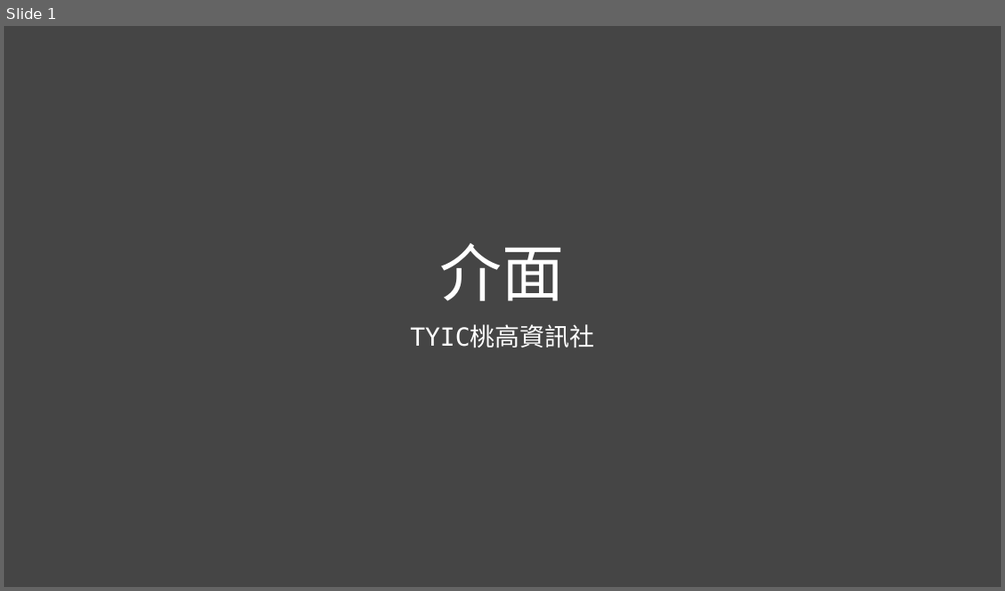
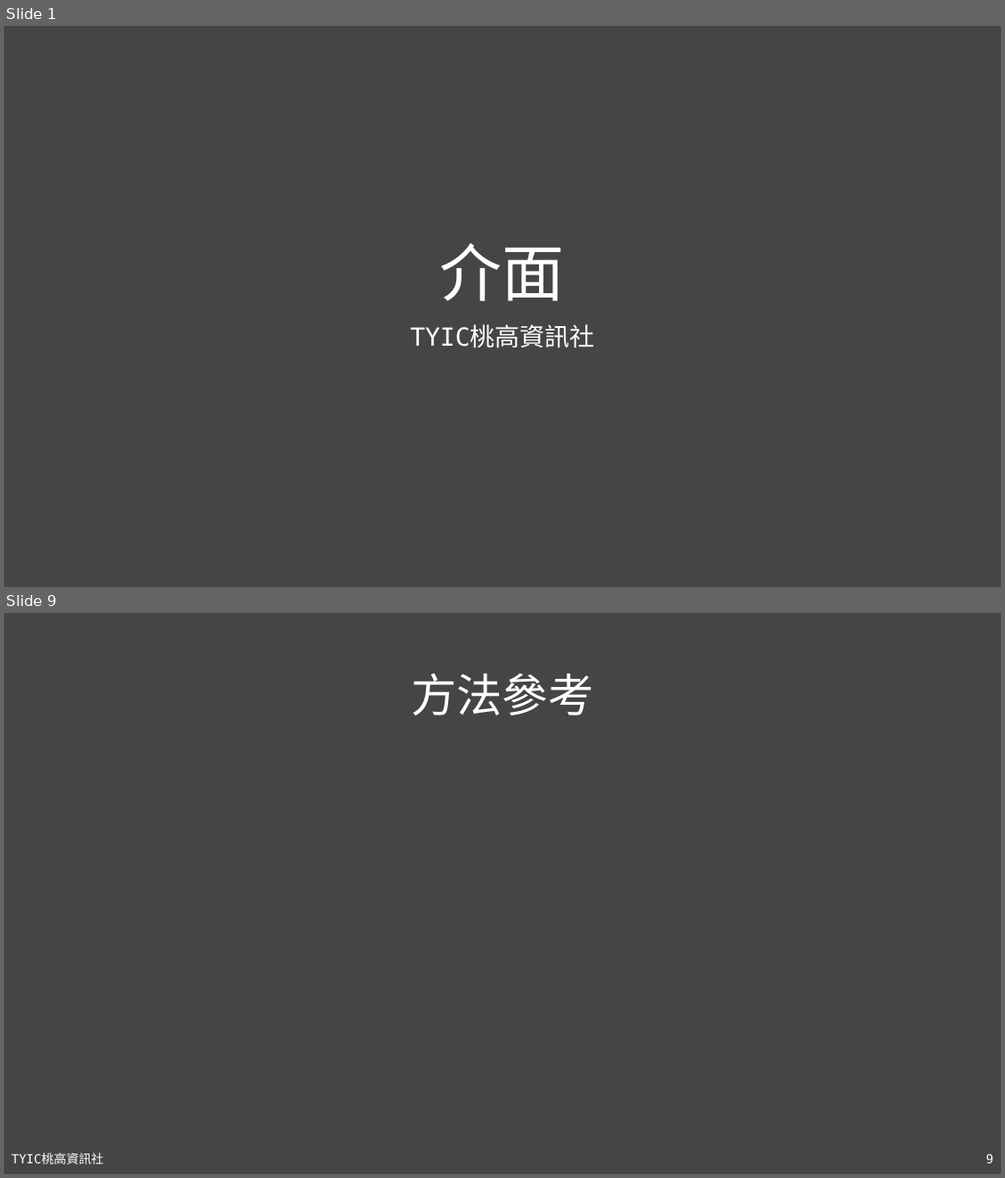
Before and after one commit to TYSHIC/slides, a slide deck: powerpoint/11_介面.pptx. Shown one above the other, each under a label of ours: slide 1 before the commit, slides 1 and 9 after it; the slides between them are not shown. The pictures are 1005x591 and 1005x1178 pixels, drawn with LibreOffice and Linux fonts; fonts in the diff are those of the drawing. Boxes give left, top, right and bottom in pixels: in the first picture for what was removed or moved away, otherwise in the second. Text is boxed around its words. In the diff, an @@ line names an element or a change of style, - is before the commit and + after.

```diff
--- a/powerpoint/11_介面.pptx
+++ b/powerpoint/11_介面.pptx
@@ slide 9 added at bbox=[4, 613, 1001, 1174], background #454545 @@
@@ title added at bbox=[411, 674, 593, 715], 44 pt, text #FFFFFF @@
+方法參考
@@ text added at bbox=[11, 1153, 104, 1164], 12 pt, text #FFFFFF @@
+TYIC桃高資訊社
@@ page number added at bbox=[986, 1153, 993, 1163], 12 pt, text #FFFFFF @@
+9
```
Also in this commit, not shown: 2 slides changed, 5 other slides added, 14 other files.
